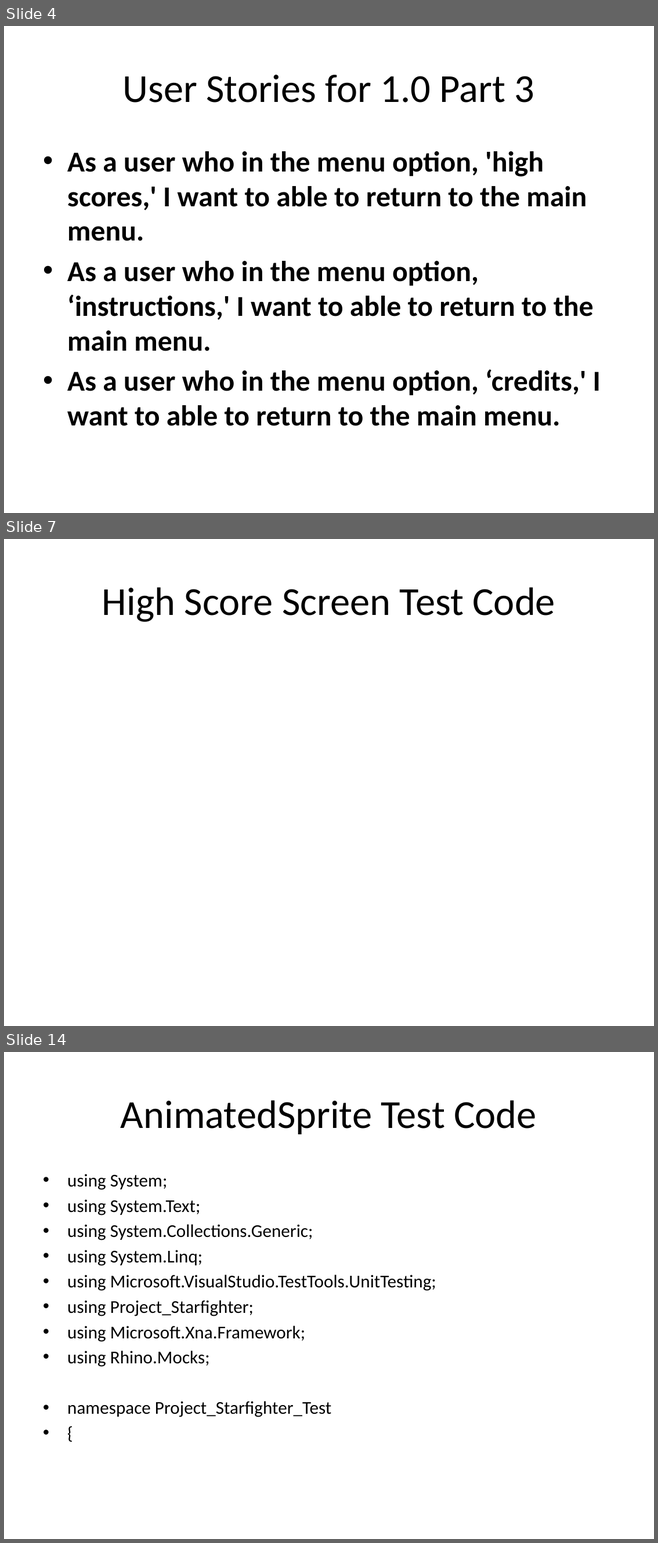
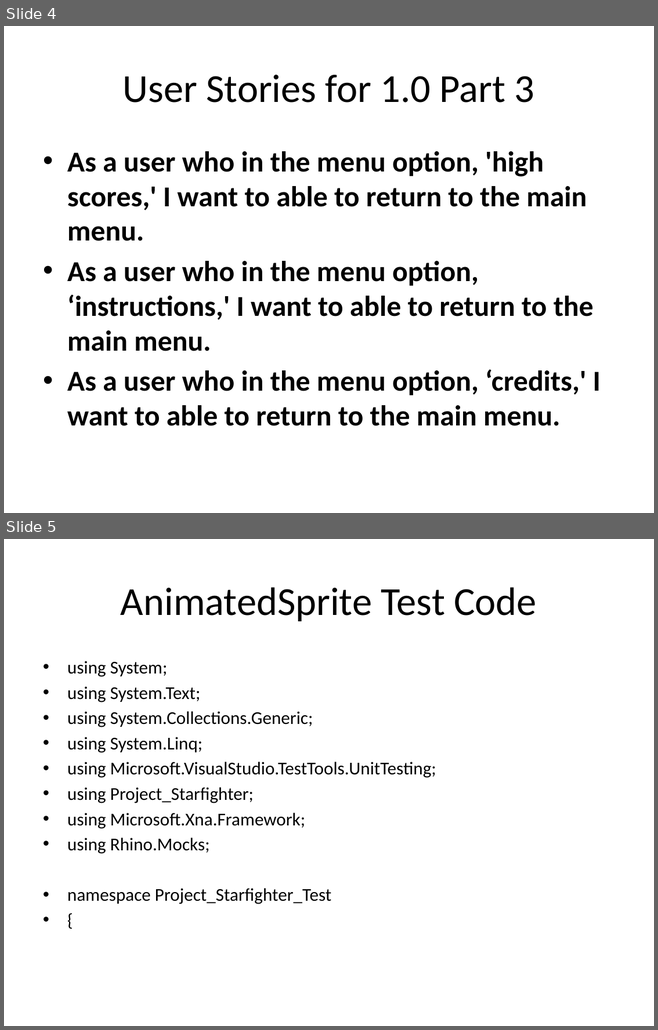
Before and after one commit to csce3513/Team15, a slide deck: Project Starfighter 1.0.pptx. Shown one above the other, each under a label of ours: slides 4, 7 and 14 before the commit, slides 4 and 5 after it; the slides between them are not shown. The pictures are 658x1543 and 658x1030 pixels, drawn with LibreOffice and Linux fonts; fonts in the diff are those of the drawing; background and template pictures are left out. Boxes give left, top, right and bottom in pixels: in the first picture for what was removed or moved away, otherwise in the second. Text is boxed around its words. In the diff, an @@ line names an element or a change of style, - is before the commit and + after.

```diff
--- a/Project Starfighter 1.0.pptx
+++ b/Project Starfighter 1.0.pptx
@@ slide 7 removed at box(4, 539, 654, 1026), background picture (left out) @@
@@ title removed at box(102, 587, 554, 622) @@
-High Score Screen Test Code
@@ what was slide 14 is now slide 5 @@
```
Also in this commit, not shown: 8 other slides removed, 1 other file.
